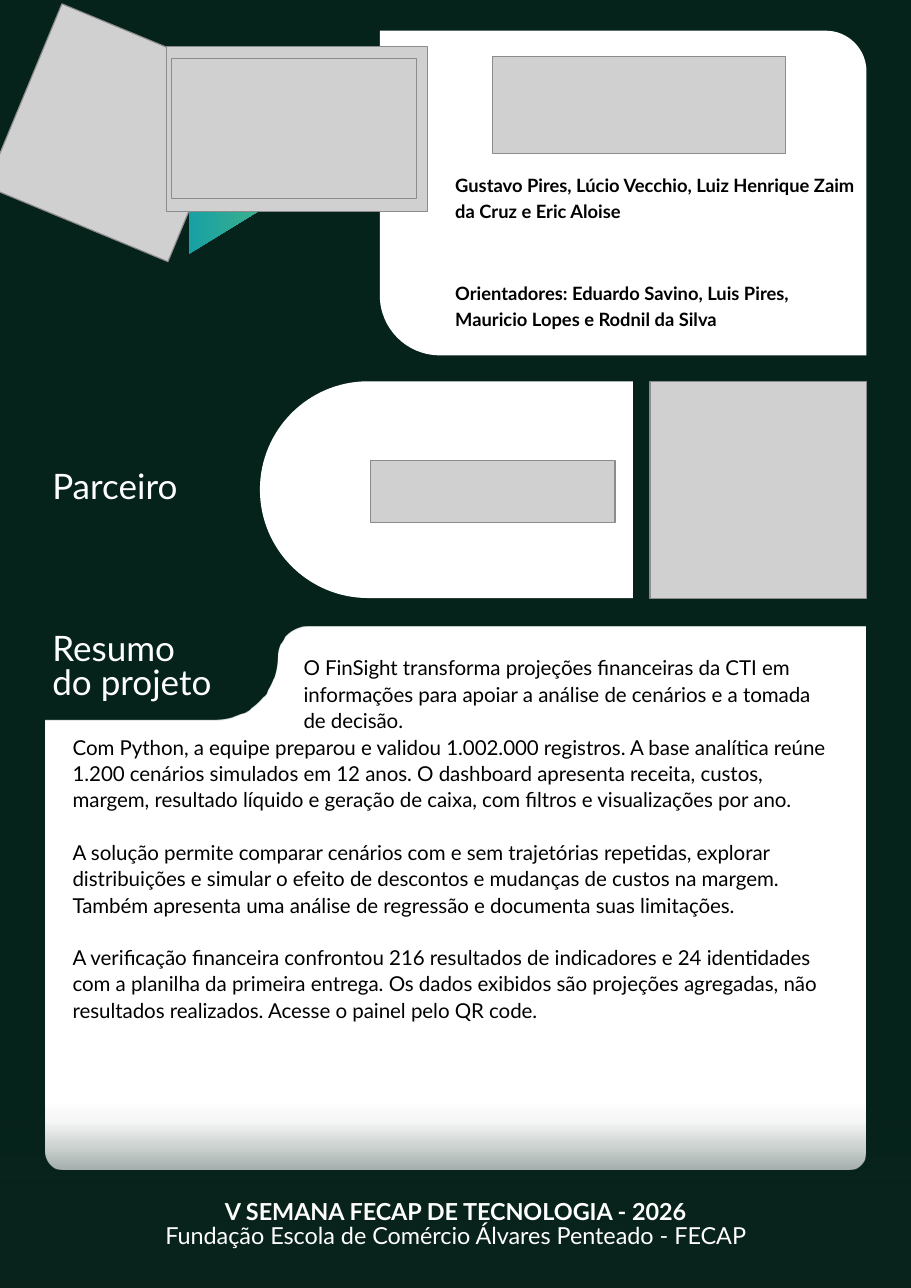
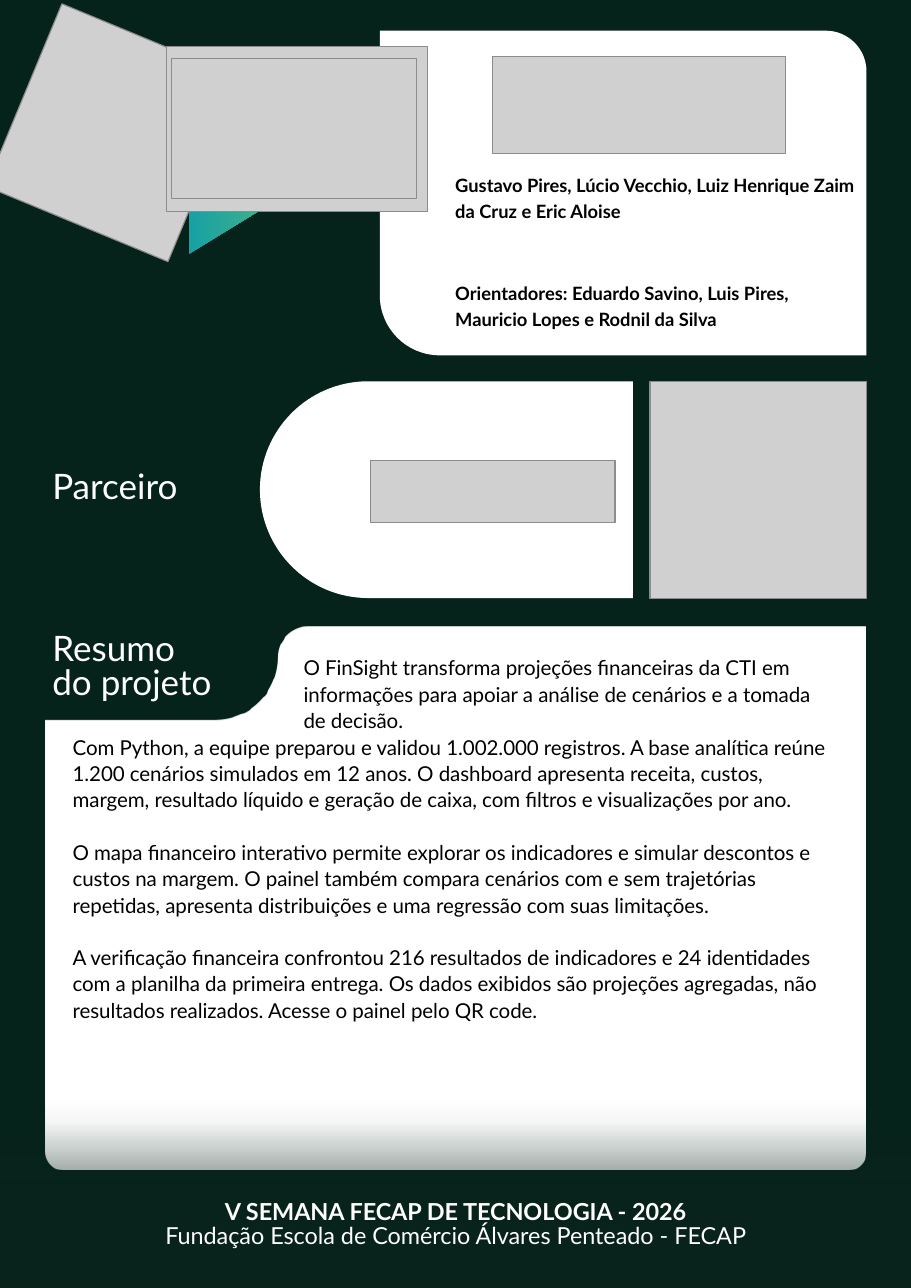
Before and after one commit to 2026-2-NCC4/Projeto6, a slide deck: slide 1 of documentos/Entrega 2/Projeto Interdisciplinar Ciência de Dados/Banner_FinSight.pptx. Drawn at 911x1288 pixels with LibreOffice and Linux fonts; fonts in the diff are those of the drawing; grey boxes stand for pictures; background and template pictures are left out. Boxes give left, top, right and bottom in pixels: in the first picture for what was removed or moved away, otherwise in the second. Text is boxed around its words. In the diff, an @@ line names an element or a change of style, - is before the commit and + after.

Commit message:
docs: explica uso do mapa e atualiza banner FinSight

```diff
--- a/documentos/Entrega 2/Projeto Interdisciplinar Ciência de Dados/Banner_FinSight.pptx
+++ b/documentos/Entrega 2/Projeto Interdisciplinar Ciência de Dados/Banner_FinSight.pptx
@@ text at (73,845,810,917): text changed @@
-A solução permite comparar cenários com e sem trajetórias repetidas, explorar distribuições e simular o efeito de descontos e mudanças de custos na margem. Também apresenta uma análise de regressão e documenta suas limitações.
+O mapa financeiro interativo permite explorar os indicadores e simular descontos e custos na margem. O painel também compara cenários com e sem trajetórias repetidas, apresenta distribuições e uma regressão com suas limitações.
```
Also in this commit, not shown: 2 other files.
